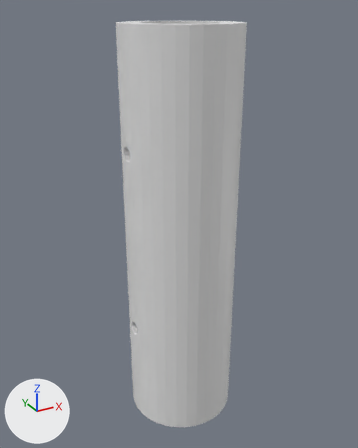
The Blender file snowjoe/handle_connector.blend as it was, and as the next commit left it.
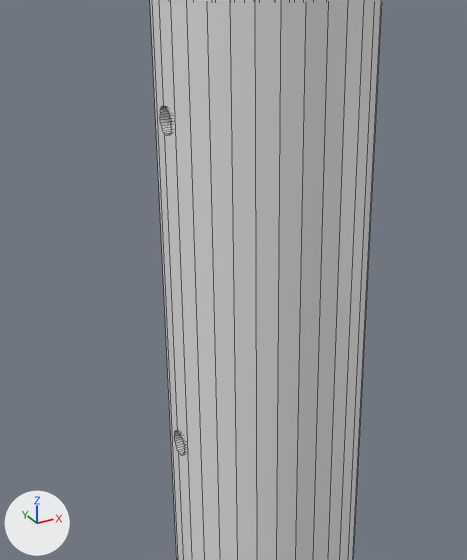
Each version is shown whole from a 50 mm lens placed at (-71.8, -129.3, 69.1), pointed at (0.0, 1.3, 3.8), then close up on the part from 11% to 81% of the width and 20% to 87% of the height. The lights are fixed; the arrows at lower left show +X, +Y and +Z. The close-ups show mesh edges as thin lines.
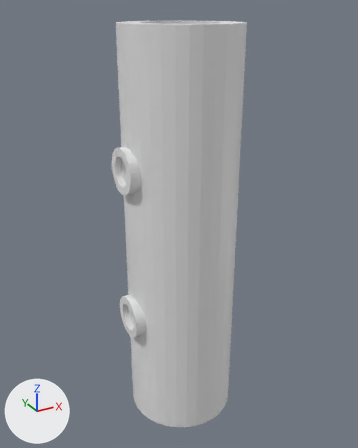
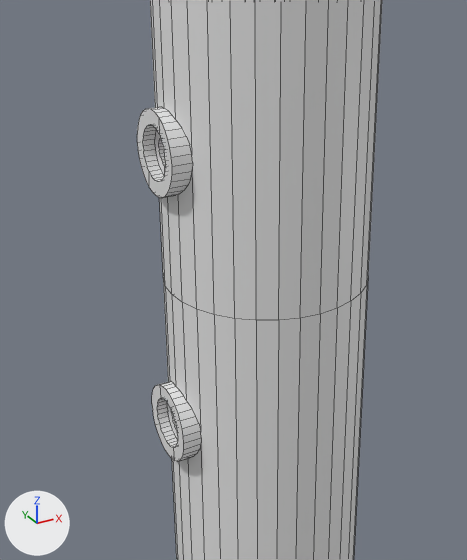
Commit message: snowjoe handle connector

ob_cylinder_002 is not drawn itself; it is used by a modifier of ob_cylinder.
ob_cylinder_003 is not drawn itself; it is used by a modifier of ob_cylinder.

Changed parts and their boxes [x1, y1, x2, y2] in the close-ups (467 x 560 px; the box of a moved part takes in the faces that stretch with it):
'Cylinder', mesh rescaled, reshaped, modifiers changed
    before: [150, 0, 382, 560]
    after: [137, 0, 382, 560]
part 1 of me_cylinder, moved or reshaped
    both: [150, 0, 382, 560]

The change in detail:
me_cylinder has 64 vertices, 34 faces and spans x -1.0..1.0, y -1.0..1.0, z -1.0..1.0.
me_cylinder is used by ob_cylinder; location (0.0, 0.0, 0.0); scale (18.0, 18.0, 65.0).
me_cylinder part 1: the whole mesh is scaled about its middle by (1, 1, 0.5), then moved by (0.0, 0.0, 0.5).
Mesh me_cylinder_007 is new.
It is a 32-sided cylinder along z spanning x -1.0..1.0, y -1.0..1.0, z -1.0..1.0.
Object 'Cylinder.003' (ob_cylinder_003) moves from (0.0, 0.0, 30.0) to (-15.82, 0.0, 25.0).
Object 'Cylinder.003' (ob_cylinder_003) is rescaled from (2.25, 2.25, 25.0) to (7.0, 7.0, 4.15).
Object 'Cylinder.002' (ob_cylinder_002) moves from (0.0, 0.0, -30.0) to (-47.39, 0.0, 25.0).
Object 'Cylinder' (ob_cylinder) gains a BOOLEAN modifier named 'Boolean.002'.
Modifier setting: object = ob_cylinder_003.
Modifier setting: operation = 'UNION'.
Object 'Cylinder' (ob_cylinder) gains a BOOLEAN modifier named 'Boolean.003'.
Modifier setting: object = ob_cylinder_004.
Object 'Cylinder' (ob_cylinder) has a BOOLEAN modifier named 'Boolean.001'.
Modifier setting removed (it was solver = 'FLOAT').
Object 'Cylinder' (ob_cylinder) loses its BOOLEAN modifier named 'Boolean.002'.
Modifier setting removed (it was object = ob_cylinder_003).
Modifier setting removed (it was solver = 'FLOAT').
Object 'Cylinder' (ob_cylinder) gains a MIRROR modifier named 'Mirror'.
Modifier setting: use_axis = (False, False, True).
Object 'Cylinder.004' (ob_cylinder_004) is new; it shows me_cylinder_007.
Its location is (-21.51, 0.0, 25.0).
Its rotation in degrees is (0, 90, 0).
Its scale is (4.5, 4.5, 3.54).
It is now shown.
